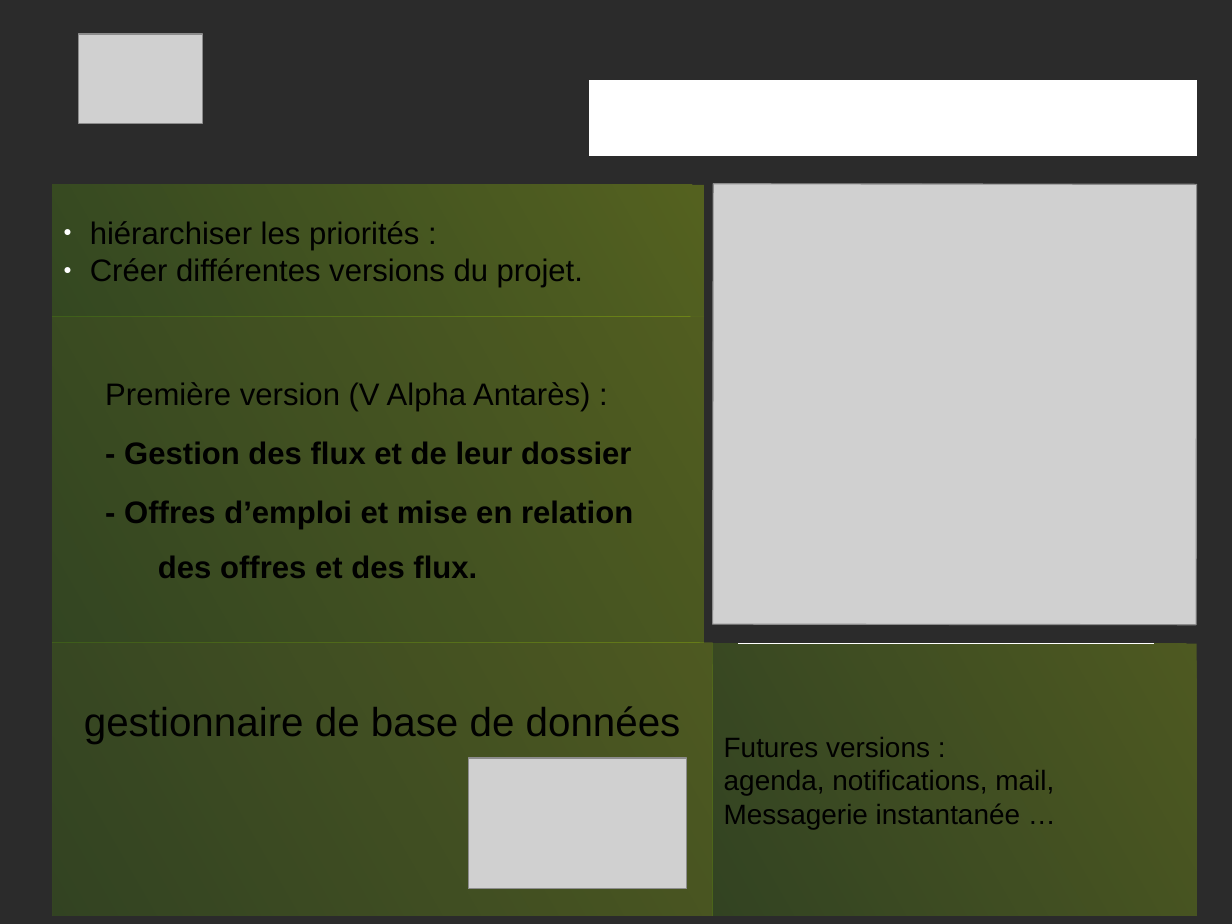
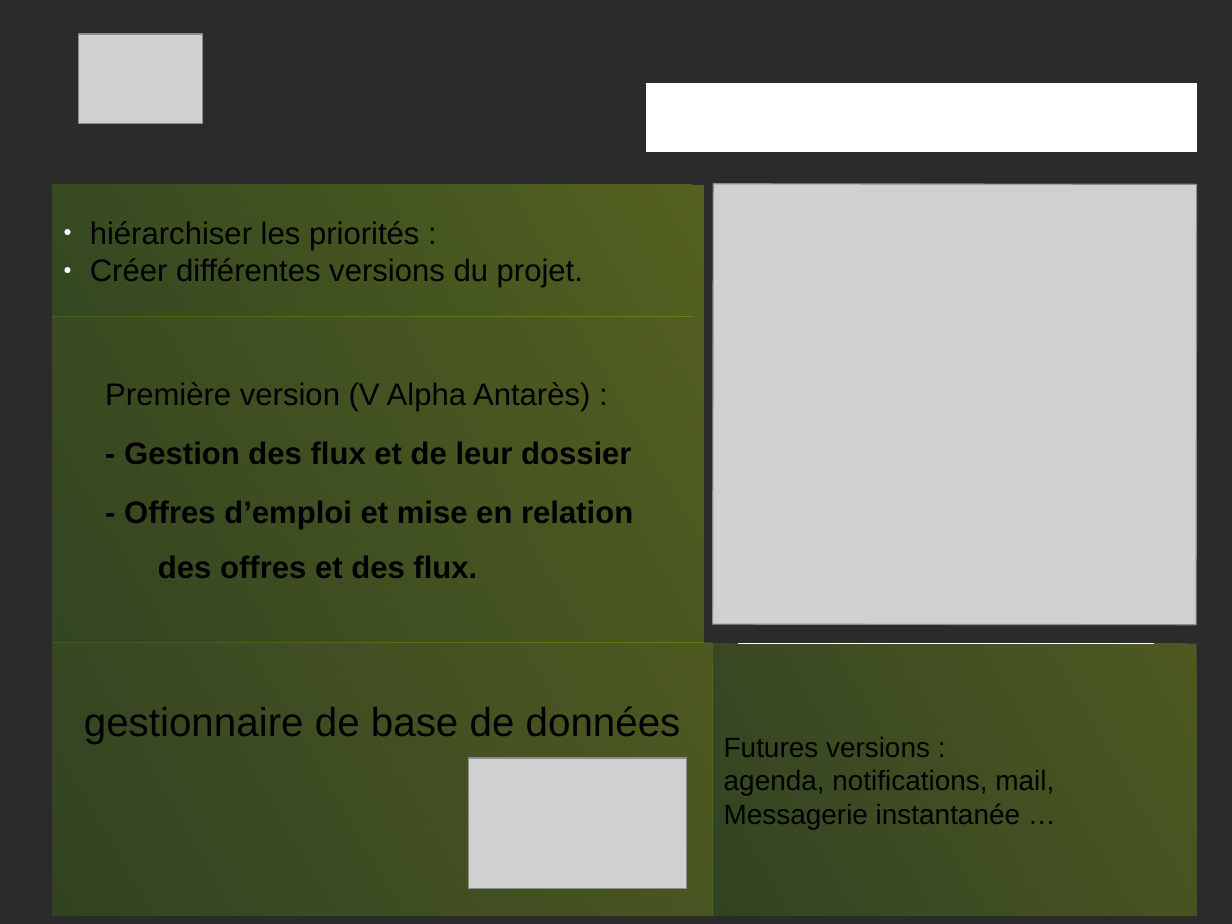
Before and after one commit to PatdeMessac/projets_certif, a slide deck: slide 5 of FACE/Presentation_projet.odp. Drawn at 1232x924 pixels with LibreOffice and Linux fonts; fonts in the diff are those of the drawing; grey boxes stand for pictures; background and template pictures are left out; a plain dark background stands for a picture behind light text. Boxes give left, top, right and bottom in pixels: in the first picture for what was removed or moved away, otherwise in the second. Text is boxed around its words. In the diff, an @@ line names an element or a change of style, - is before the commit and + after.

Commit message:
ajout style presentation ppt

```diff
--- a/FACE/Presentation_projet.odp
+++ b/FACE/Presentation_projet.odp
@@ title "PROJET ACTUEL" at (x1=680, y1=83, x2=1182, y2=152): size 44 to 40 pt @@
```
Also in this commit, not shown: 2 other slides changed, 2 other files.
